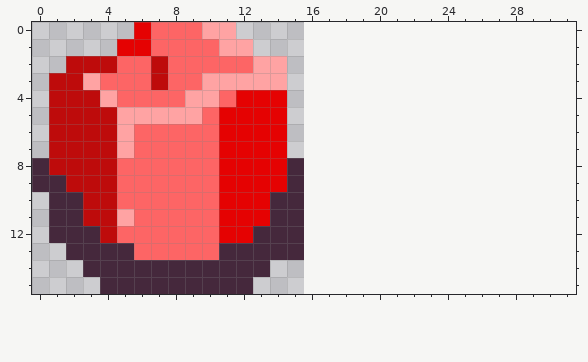
Pixel-art sprite: assets/data/redPillar.png. Above is the file before it was changed.
The file is 16x16 pixels. The old version is drawn lined up with the new one, on the new canvas.
The result:
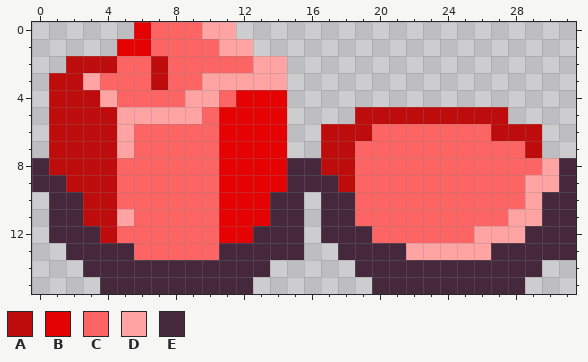
Palette (. is transparent): A #be0b0b  B #e50202  C #fd6565  D #ffa3a3  E #45283c
The edit:
canvas 16x16 -> 32x16
@@ x 14..31 @@
  4 B.................
- 5 B.................
- 6 B.................
- 7 B.................
- 8 BE................
- 9 BE................
-10 EE................
-11 EE................
-12 EE................
-13 EE................
-14 ..................
-15 ..................
+ 5 B....AAAAAAAAA....
+ 6 B..AAACCCCCCCAAA..
+ 7 B..AACCCCCCCCCCA..
+ 8 BEEAACCCCCCCCCCCDE
+ 9 BEEEACCCCCCCCCCDDE
+10 EE.EECCCCCCCCCCDEE
+11 EE.EECCCCCCCCCDDEE
+12 EE.EEECCCCCCDDDEEE
+13 EE..EEEEDDDDDEEEEE
+14 .....EEEEEEEEEEE..
+15 ......EEEEEEEEE...
Where, in picture pixels (left, top, right, bottom), the same in both pictures:
added: (304, 107, 576, 294)
